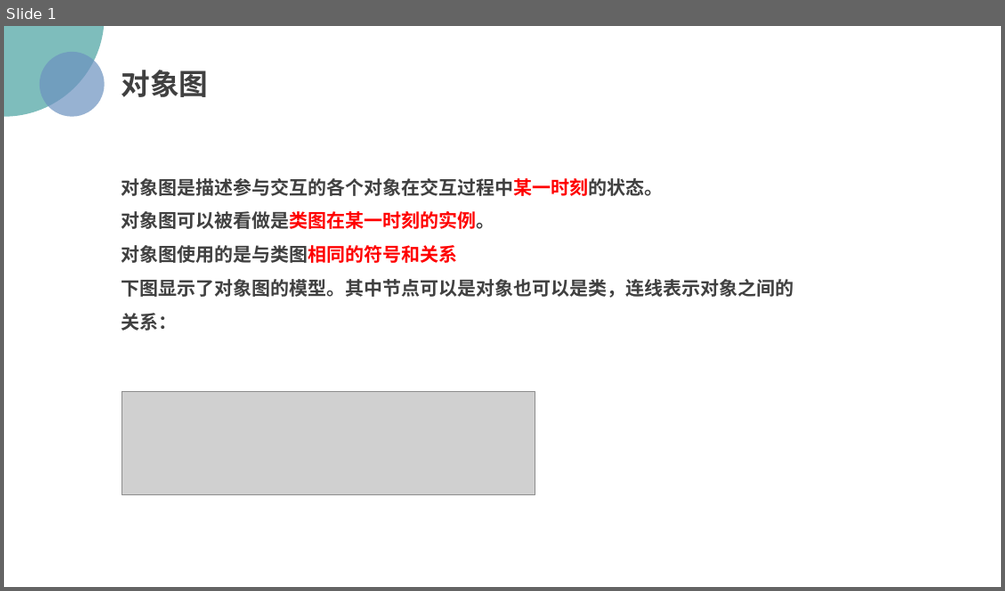
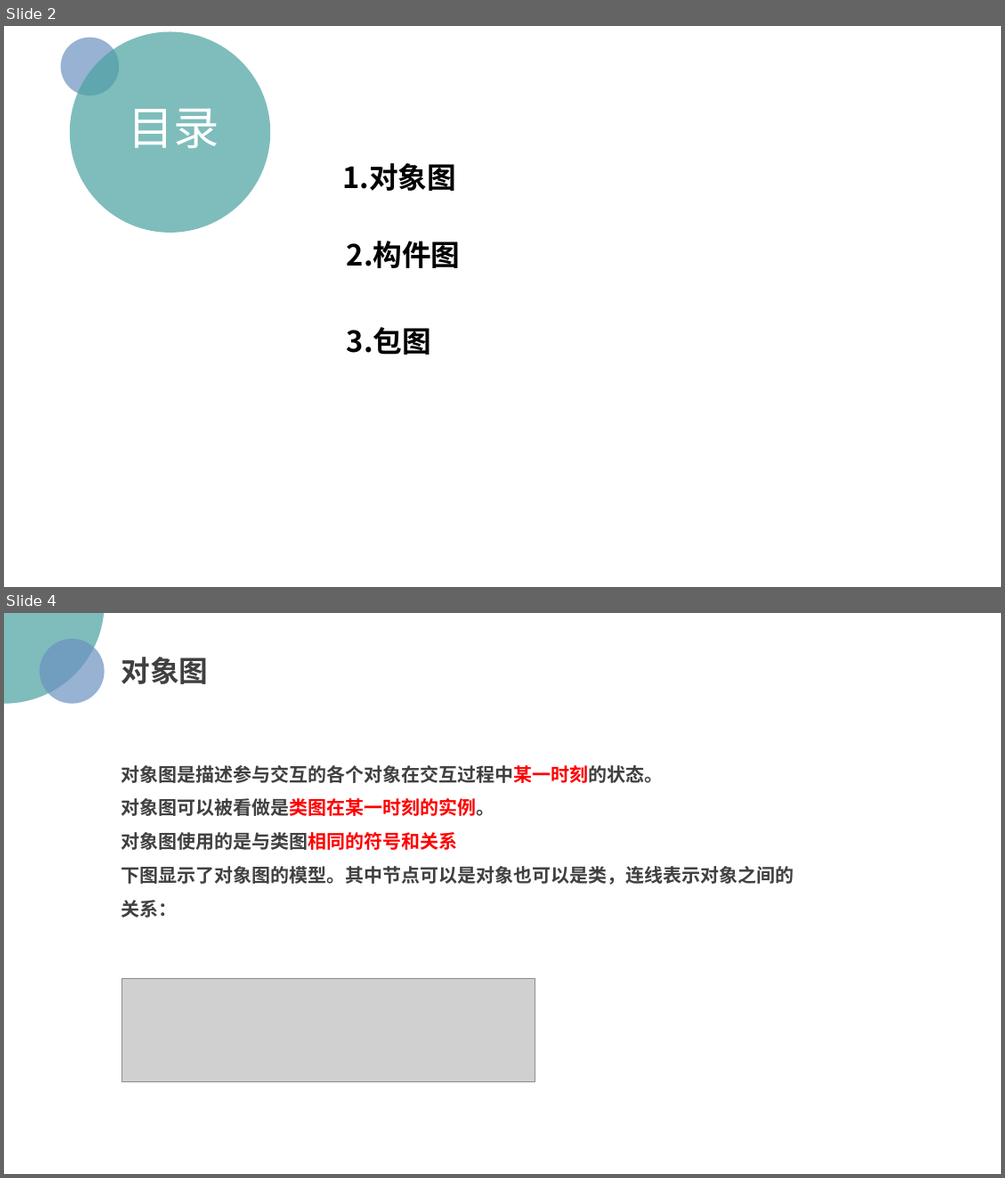
Before and after one commit to PRD2018/PRD2018-G15, a slide deck: 2018-12-9/uml-对象图.pptx. Shown one above the other, each under a label of ours: slide 1 before the commit, slides 2 and 4 after it; the slides between them are not shown. The pictures are 1005x591 and 1005x1178 pixels, drawn with LibreOffice and Linux fonts; fonts in the diff are those of the drawing; grey boxes stand for pictures; background and template pictures are left out. Boxes give left, top, right and bottom in pixels: in the first picture for what was removed or moved away, otherwise in the second. Text is boxed around its words. In the diff, an @@ line names an element or a change of style, - is before the commit and + after.

```diff
--- a/2018-12-9/uml-对象图.pptx
+++ b/2018-12-9/uml-对象图.pptx
@@ slide 2 added at (x1=4, y1=26, x2=1001, y2=587), background picture (left out) @@
@@ ellipse added at (x1=61, y1=38, x2=119, y2=95), fill #6C92C0 at 70% opacity @@
@@ ellipse added at (x1=70, y1=32, x2=270, y2=232), fill #48A2A0 at 70% opacity @@
@@ text added at (x1=128, y1=108, x2=219, y2=148), 44 pt, text #FFFFFF @@
+目录
@@ text added at (x1=342, y1=163, x2=456, y2=191), 28 pt, text #000000, bold @@
+1.对象图
@@ text added at (x1=347, y1=240, x2=461, y2=268), 28 pt, text #000000, bold @@
+2.构件图
@@ text added at (x1=347, y1=327, x2=431, y2=354), 28 pt, text #000000, bold @@
+3.包图
@@ what was slide 1 is now slide 4 @@
```
Also in this commit, not shown: 2 slides changed, 28 other slides added, 1 other file.
